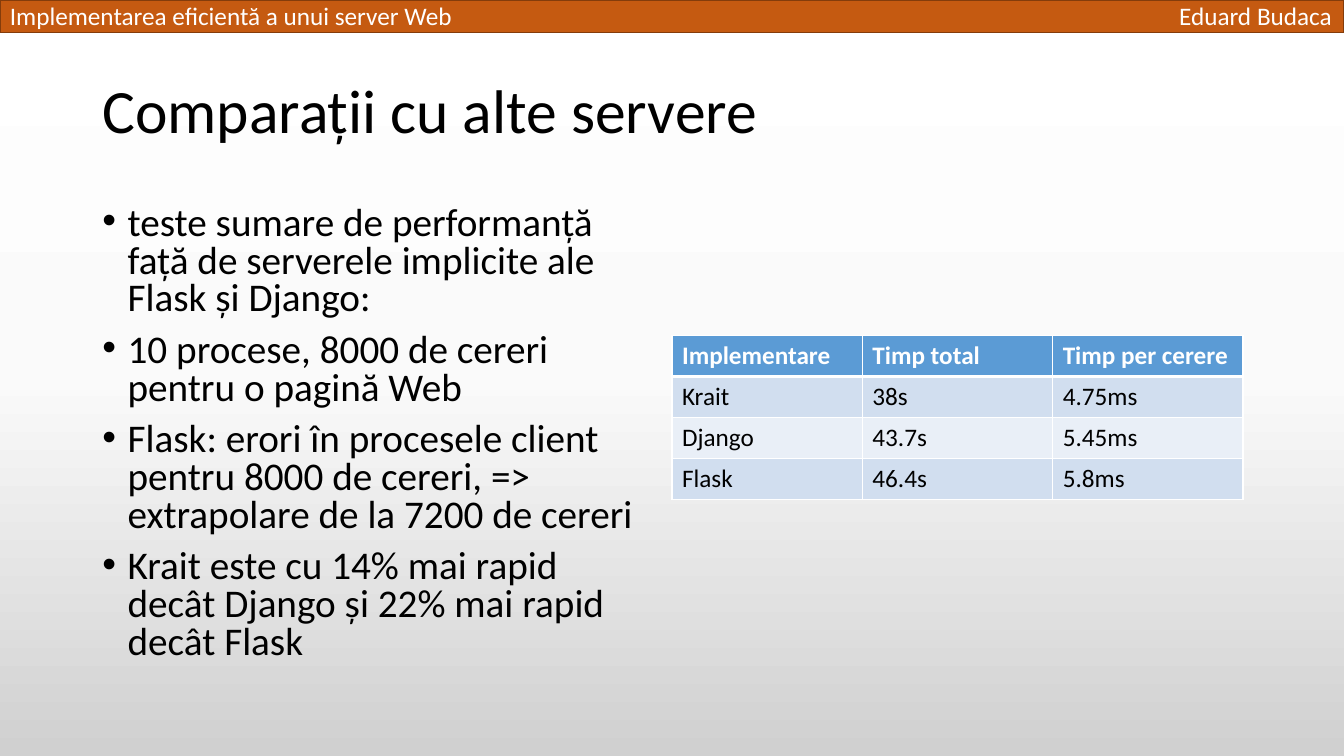
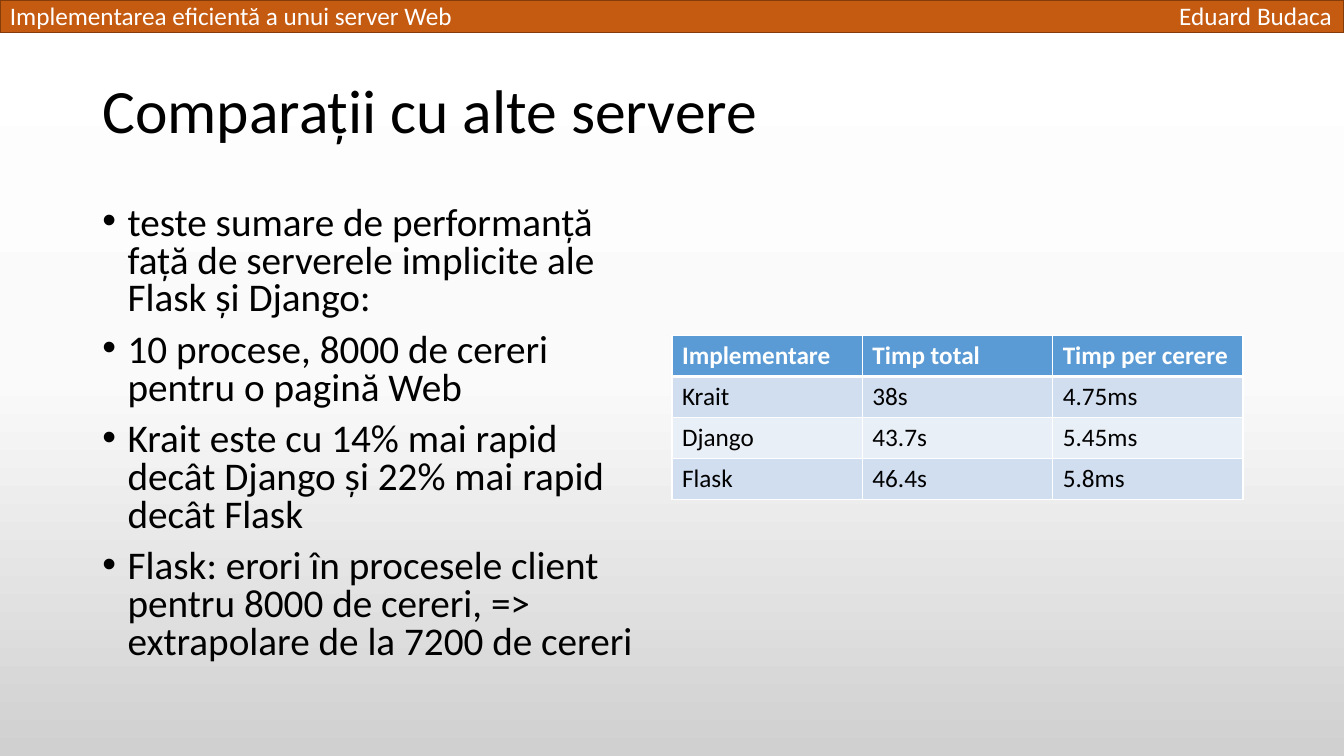
Before and after one commit to TED-996/bachelor-thesis-pack, a slide deck: slide 13 of Licenta2018BudacaEduard/Implementarea eficientă a unui server Web.pptx (slide 16 before the commit). Drawn at 1344x756 pixels with LibreOffice and Linux fonts; fonts in the diff are those of the drawing. Boxes give left, top, right and bottom in pixels: in the first picture for what was removed or moved away, otherwise in the second. Text is boxed around its words. In the diff, an @@ line names an element or a change of style, - is before the commit and + after.

```diff
--- a/Licenta2018BudacaEduard/Implementarea eficientă a unui server Web.pptx
+++ b/Licenta2018BudacaEduard/Implementarea eficientă a unui server Web.pptx
@@ text at bbox=[128, 424, 604, 529]: paragraph added @@
+• Krait este cu 14% mai rapid decât Django și 22% mai rapid decât Flask
@@ text at bbox=[128, 551, 604, 656]: paragraph removed @@
-• Krait este cu 14% mai rapid decât Django și 22% mai rapid decât Flask
```
Also in this commit, not shown: 6 other slides changed, 3 slides removed.
